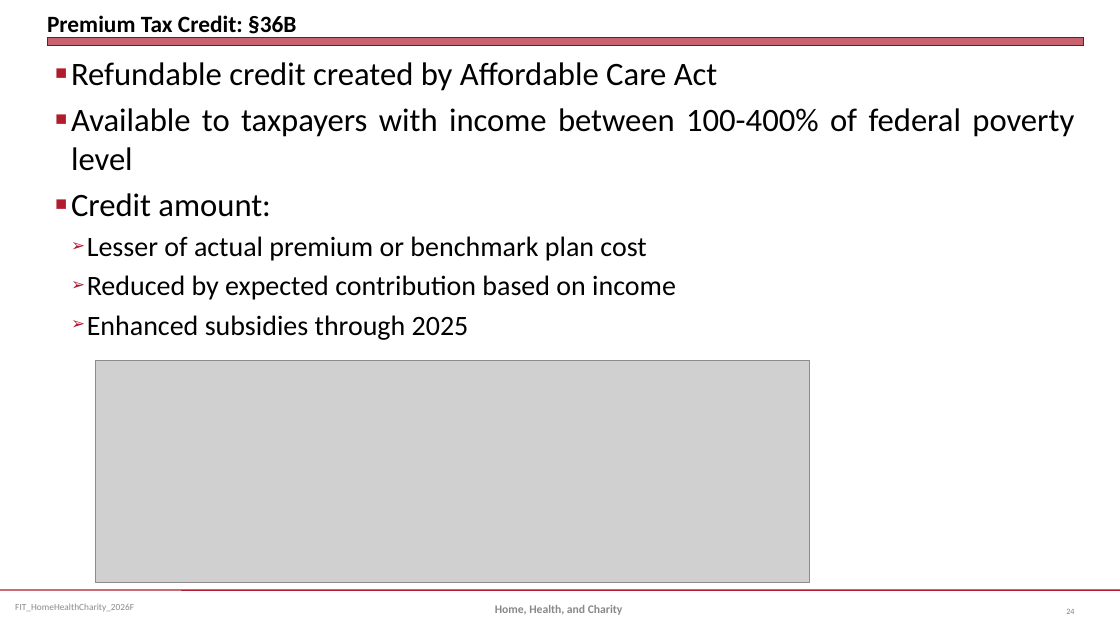
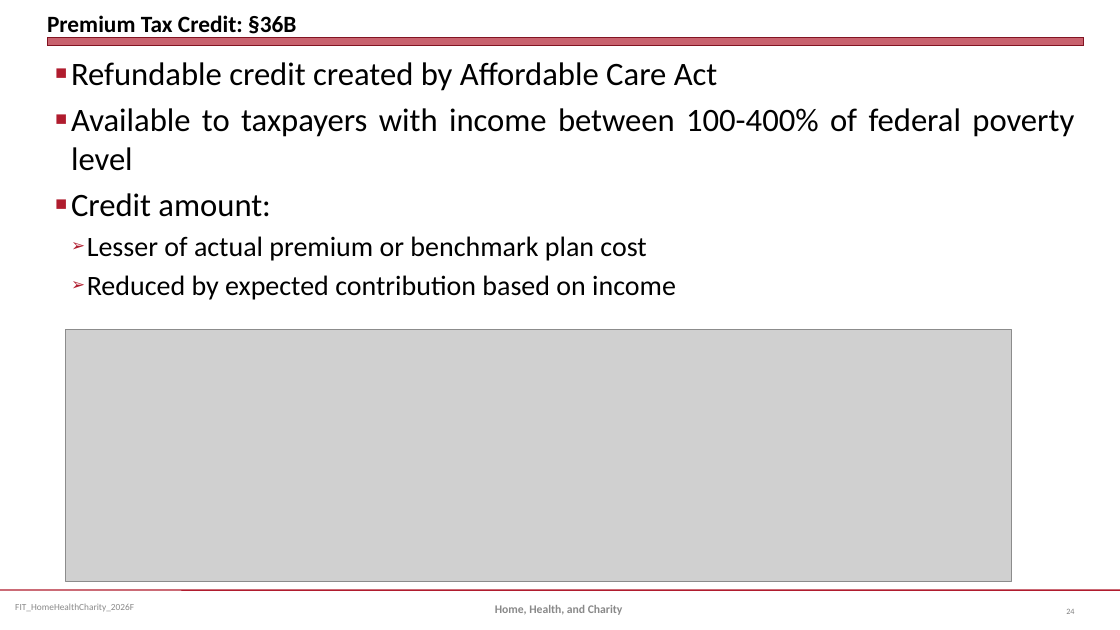
Before and after one commit to jmc877/Fed-Income-Tax, a slide deck: slide 24 of slides/FIT_HomeHealthCharity_2026F.pptx. Drawn at 1120x630 pixels with LibreOffice and Linux fonts; fonts in the diff are those of the drawing; grey boxes stand for pictures. Boxes give left, top, right and bottom in pixels: in the first picture for what was removed or moved away, otherwise in the second. Text is boxed around its words. In the diff, an @@ line names an element or a change of style, - is before the commit and + after.

```diff
--- a/slides/FIT_HomeHealthCharity_2026F.pptx
+++ b/slides/FIT_HomeHealthCharity_2026F.pptx
@@ picture: place and size @@
-picture at bbox=[96, 360, 810, 583]
+picture at bbox=[66, 329, 1012, 581]
@@ text at bbox=[87, 315, 469, 340]: paragraph removed @@
-  ➢ Enhanced subsidies through 2025
```
Also in this commit, not shown: 1 other slide changed.
